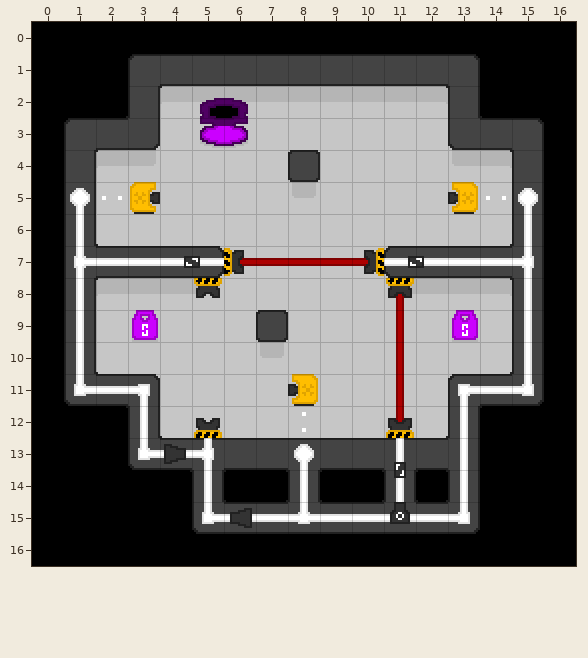
Tiled map, stored at Tiled/maps_alpha/level3.tmx. The picture above is the old version.
Cells are 16x16 px. Shown: x 0..16, y 0..16. Tiles whose own drawing changed are shown in their newer look in all pictures.
And afterwards:
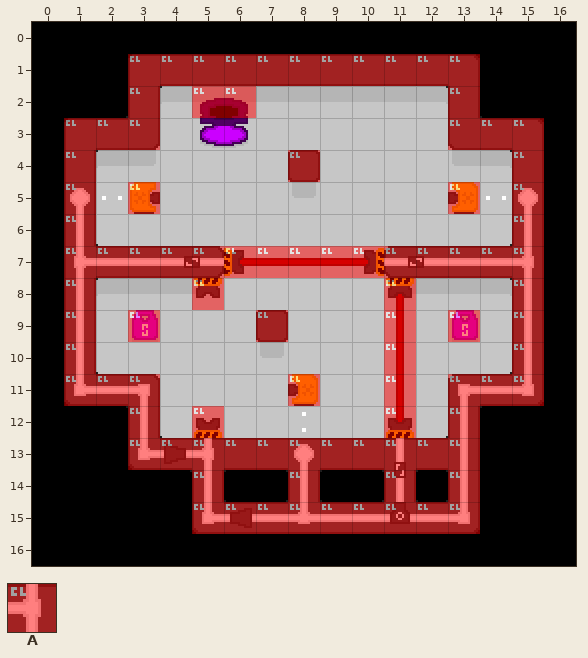
Key: from "porthole-tileset": A 12.
_ is an empty cell.
Tiles of an added or newly shown layer are drawn over the layers below it.
See-through tiles are keyed as they look on the map.
Difference:
Layer "collision" (added):
y 1: x 3..13 ___________ -> AAAAAAAAAAA
y 2: x 3 _ -> A; x 5..6 __ -> AA; x 13 _ -> A
y 3: x 1..3 ___ -> AAA; x 13..15 ___ -> AAA
y 4: x 1 _ -> A; x 8 _ -> A; x 15 _ -> A
y 5: x 1 _ -> A; x 3 _ -> A; x 13 _ -> A; x 15 _ -> A
y 6: x 1 _ -> A; x 15 _ -> A
y 7: x 1..15 _______________ -> AAAAAAAAAAAAAAA
y 8: x 1 _ -> A; x 5 _ -> A; x 11 _ -> A; x 15 _ -> A
y 9: x 1 _ -> A; x 3 _ -> A; x 7 _ -> A; x 11 _ -> A; x 13 _ -> A; x 15 _ -> A
y 10: x 1 _ -> A; x 11 _ -> A; x 15 _ -> A
y 11: x 1..3 ___ -> AAA; x 8 _ -> A; x 11 _ -> A; x 13..15 ___ -> AAA
y 12: x 3 _ -> A; x 5 _ -> A; x 11 _ -> A; x 13 _ -> A
y 13: x 3..13 ___________ -> AAAAAAAAAAA
y 14: x 5 _ -> A; x 8 _ -> A; x 11 _ -> A; x 13 _ -> A
y 15: x 5..13 _________ -> AAAAAAAAA
